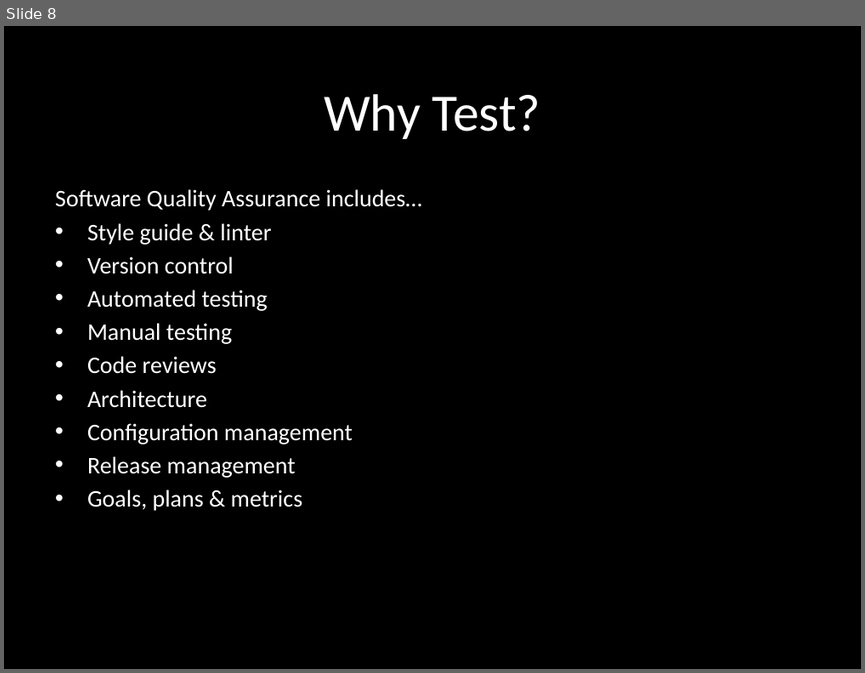
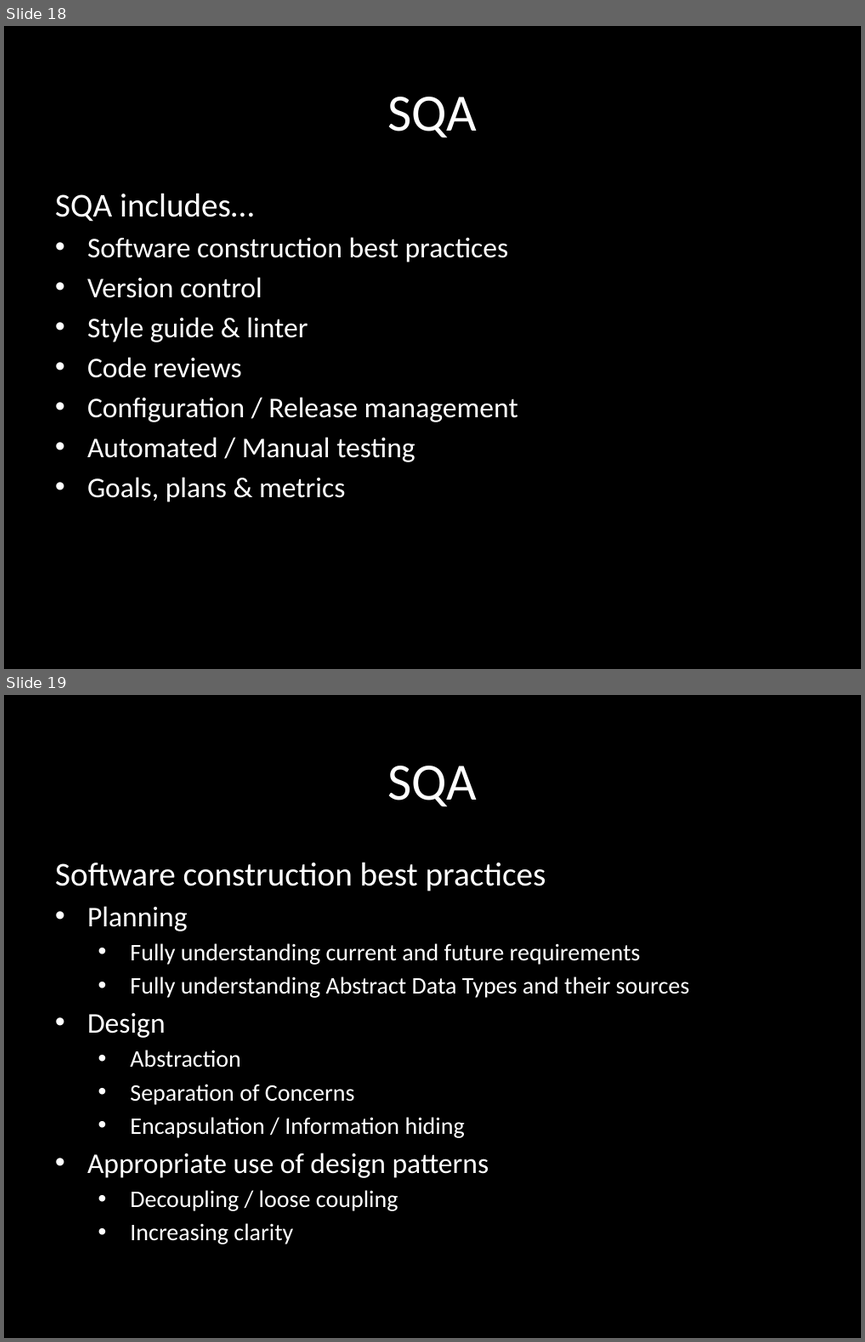
Before and after one commit to eliasjames/training-sqa, a slide deck: slides/TDD Day 1.pptx. Shown one above the other, each under a label of ours: slide 8 before the commit, slides 18 and 19 after it. The pictures are 865x673 and 865x1342 pixels, drawn with LibreOffice and Linux fonts; fonts in the diff are those of the drawing. Boxes give left, top, right and bottom in pixels: in the first picture for what was removed or moved away, otherwise in the second. Text is boxed around its words. In the diff, an @@ line names an element or a change of style, - is before the commit and + after.

```diff
--- a/slides/TDD Day 1.pptx
+++ b/slides/TDD Day 1.pptx
@@ slide 19 added at bbox=[4, 695, 861, 1338], background #000000 @@
@@ title added at bbox=[387, 766, 477, 806], 44 pt, text #FFFFFF @@
+SQA
@@ subtitle added at bbox=[55, 862, 690, 1244], 20 pt, text #FFFFFF @@
+Software construction best practices
+• Planning
+  • Fully understanding current and future requirements
+  • Fully understanding Abstract Data Types and their sources
+• Design
+  • Abstraction
+  • Separation of Concerns
+  • Encapsulation / Information hiding
+• Appropriate use of design patterns
+  • Decoupling / loose coupling
+  • Increasing clarity
@@ what was slide 8 is now slide 18 @@
@@ slide 18 changed as well @@
@@ title at bbox=[387, 97, 477, 137]: text changed @@
-Why Test?
+SQA
@@ subtitle at bbox=[55, 193, 509, 298]: text changed; size 20 to 24 pt @@
-Software Quality Assurance includes…
+SQA includes…
+• Software construction best practices
+• Version control
@@ subtitle at bbox=[87, 256, 268, 344]: paragraphs removed @@
-• Version control
-• Automated testing
-• Manual testing
@@ subtitle at bbox=[87, 317, 345, 502]: size 20 to 24 pt in "Style guide & linter", "Code reviews", "Goals, plans & metrics" @@
@@ subtitle at bbox=[87, 397, 518, 462]: text changed; size 20 to 24 pt @@
-• Architecture
-• Configuration management
-• Release management
+• Configuration / Release management
+• Automated / Manual testing
```
Also in this commit, not shown: 6 other slides changed, 20 other slides added, 17 slides removed.
